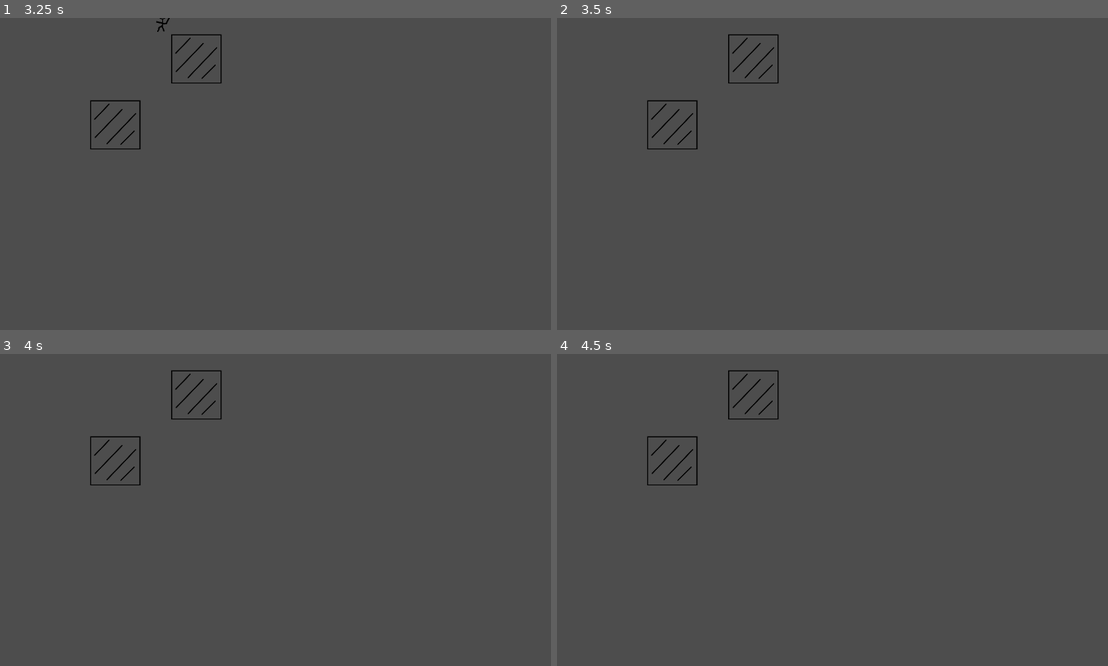
Above: before the commit, frames 1-4 (two rows, left to right).
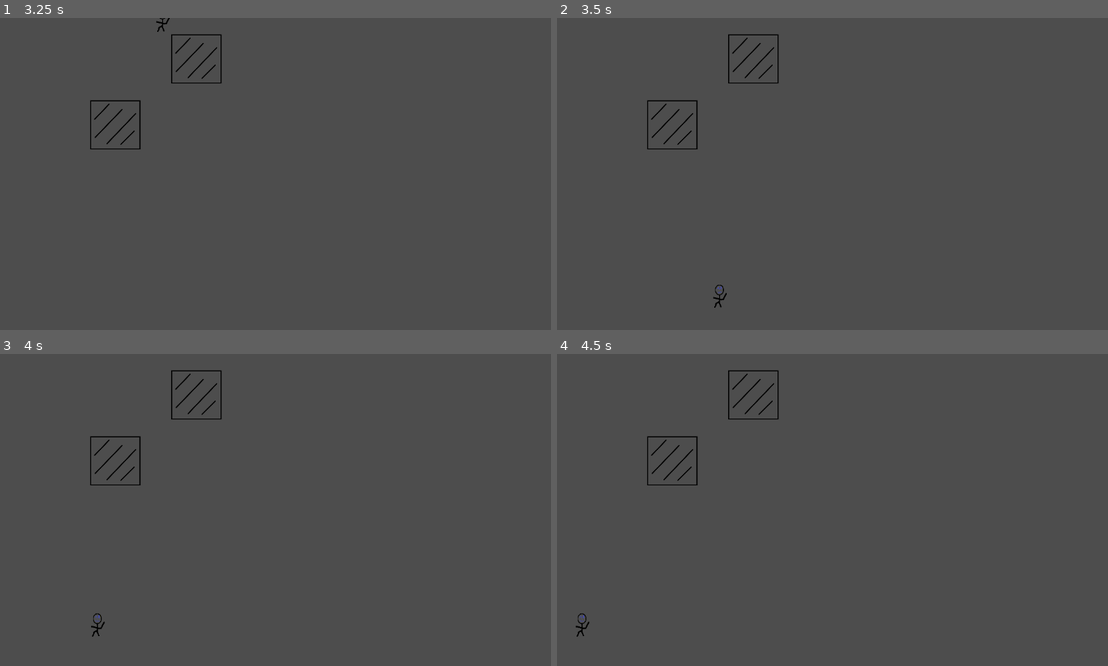
Above: after the commit, the same moments.

Repository: Lila-Kuhlt/Close-Encounters-of-the-Jeff-Kind
Game: Godot game, scene res://scenes/World.tscn
Two runs of this game, one before a commit and one after it. Both use one fixed random seed, a clock stepped at 60 frames per second and the inputs below. Before the commit the project starts from res://scenes/world.tscn.
Inputs:
- Up to frame 1 (3.25 s): tap Enter at 0.5, 2.75 s; hold Right (ui_right) 0.53-1.28 s; hold Down (ui_down) 1.28-2.03 s; tap Space at 2 s; hold Right (ui_right) 2.03-2.78 s; hold Up (ui_up) from 2.78 s (still down)
- Up to frame 2 (3.5 s): keep holding Up (ui_up)
- Up to frame 3 (4 s): release Up (ui_up) at 3.53 s; hold Left (ui_left) from 3.53 s (still down)
- Up to frame 4 (4.5 s): keep holding Left (ui_left)

Frame 1 is identical in both runs. In frame 2, less than 0.1% of the frame differs, in the area x 28-31%, y 85-93%; in frame 3, less than 0.1%; in frame 4, less than 0.1%, in the area x 3-6%, y 83-91%.

Commit message:
Simplify player logic and add wrapping

Diff:
--- a/godot/scenes/Player.gd
+++ b/godot/scenes/Player.gd
@@ -3,20 +3,10 @@
 const SPEED = 300.0
 
 func _physics_process(delta):
-	var direction
-	direction = Input.get_axis("ui_up", "ui_down")
-	if direction:
-		velocity.y = direction * SPEED
-	else:
-		velocity.y = move_toward(velocity.y, 0, SPEED)
+	var direction = Input.get_vector("ui_left", "ui_right", "ui_up", "ui_down")
+	velocity = direction * SPEED
+	move_and_slide()
 
-
-	# Get the input direction and handle the movement/deceleration.
-	# As good practice, you should replace UI actions with custom gameplay actions.
-	direction = Input.get_axis("ui_left", "ui_right")
-	if direction:
-		velocity.x = direction * SPEED
-	else:
-		velocity.x = move_toward(velocity.x, 0, SPEED)
-
-	move_and_slide()
+	var screen_size = get_viewport_rect().size
+	position.x = fposmod(position.x, screen_size.x)
+	position.y = fposmod(position.y, screen_size.y)
--- /dev/null
+++ b/godot/scenes/World.tscn
@@ -0,0 +1,15 @@
+[gd_scene load_steps=3 format=3 uid="uid://bbquwrshbt744"]
+
+[ext_resource type="PackedScene" uid="uid://c7xru3o3piygv" path="res://scenes/Player.tscn" id="1_q82cg"]
+[ext_resource type="PackedScene" path="res://scenes/Block.tscn" id="2_q7lky"]
+
+[node name="World" type="Node2D"]
+
+[node name="Jeff" parent="." instance=ExtResource("1_q82cg")]
+position = Vector2(36, 58)
+
+[node name="Block" parent="." instance=ExtResource("2_q7lky")]
+position = Vector2(417, 85)
+
+[node name="Block2" parent="." instance=ExtResource("2_q7lky")]
+position = Vector2(249, 222)
--- a/godot/scenes/world.tscn
+++ /dev/null
@@ -1,15 +0,0 @@
-[gd_scene load_steps=3 format=3 uid="uid://bbquwrshbt744"]
-
-[ext_resource type="PackedScene" uid="uid://c7xru3o3piygv" path="res://scenes/Player.tscn" id="1_5rfft"]
-[ext_resource type="PackedScene" uid="uid://b4jyvomdeeaui" path="res://scenes/Block.tscn" id="2_pfops"]
-
-[node name="World" type="Node2D"]
-
-[node name="Jeff" parent="." instance=ExtResource("1_5rfft")]
-position = Vector2(36, 58)
-
-[node name="Block" parent="." instance=ExtResource("2_pfops")]
-position = Vector2(417, 85)
-
-[node name="Block2" parent="." instance=ExtResource("2_pfops")]
-position = Vector2(249, 222)
